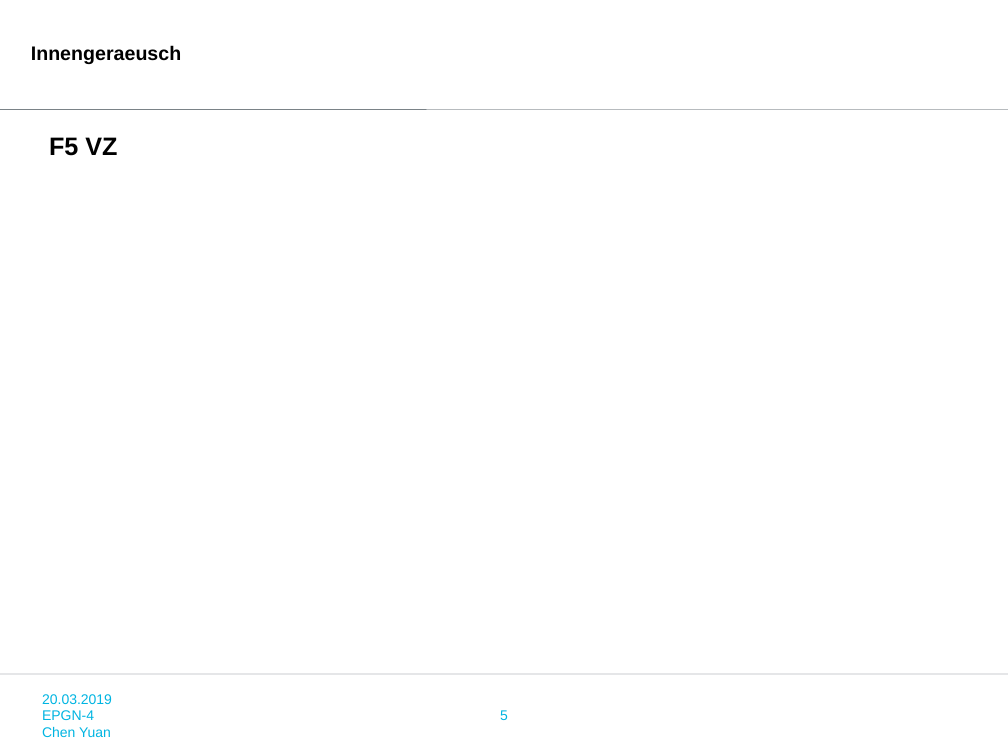
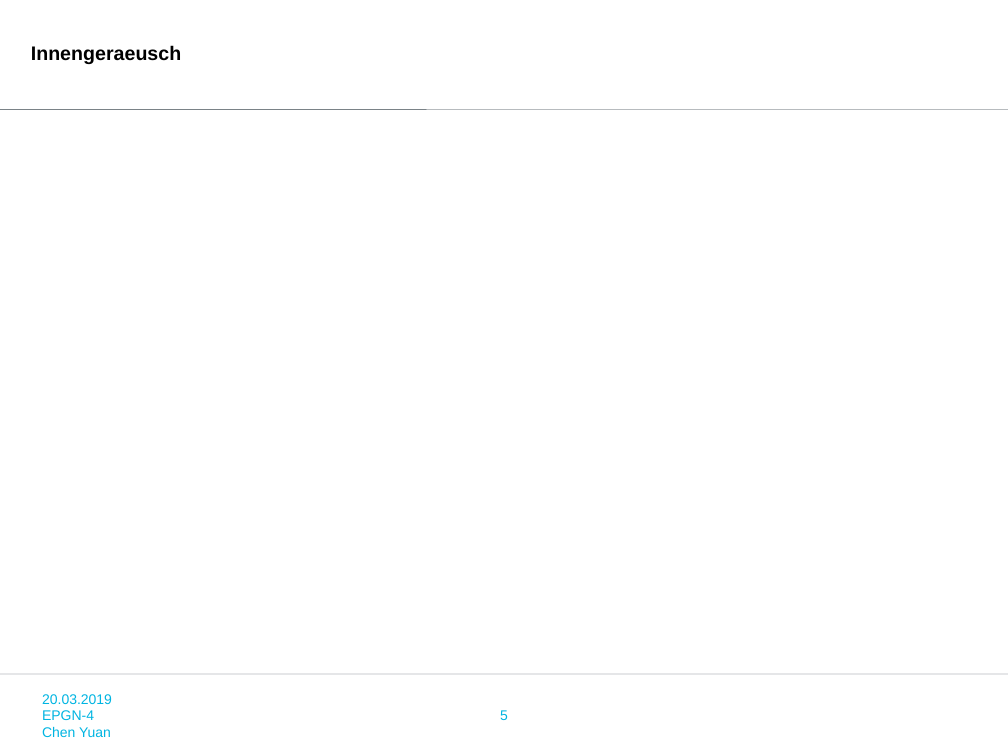
Before and after one commit to zhangxingjing/EPGN_INFO, a slide deck: slide 5 of epgn_info/epgn_info/apps/calculate/PPTModel/4zuo.pptx. Drawn at 1008x756 pixels with LibreOffice and Linux fonts; fonts in the diff are those of the drawing; background and template pictures are left out. Boxes give left, top, right and bottom in pixels: in the first picture for what was removed or moved away, otherwise in the second. Text is boxed around its words. In the diff, an @@ line names an element or a change of style, - is before the commit and + after.

```diff
--- a/epgn_info/epgn_info/apps/calculate/PPTModel/4zuo.pptx
+++ b/epgn_info/epgn_info/apps/calculate/PPTModel/4zuo.pptx
@@ text removed at [49, 137, 117, 156] @@
-F5 VZ
```
Also in this commit, not shown: 9 other slides changed, 5 other files.
